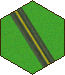
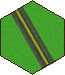
Layered file, before and after one edit (65x75). Changes by layer:
added layer "Layer 4" above "Layer 3" over [12,20,57,60]
moved "Layer 2" above "Layer 1", painted on it over [7,6,59,70]
painted on "Layer 1" over [7,6,59,70]
